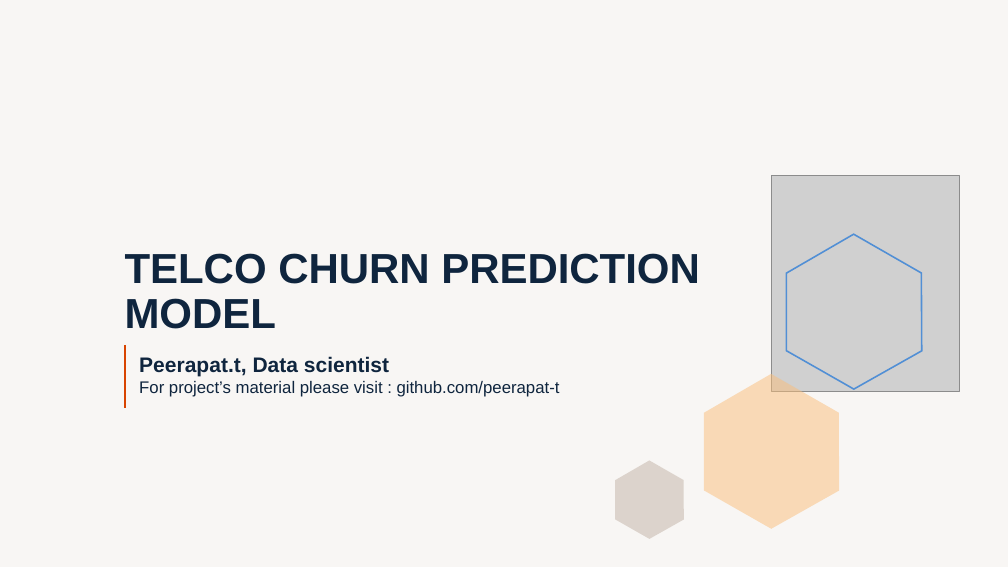
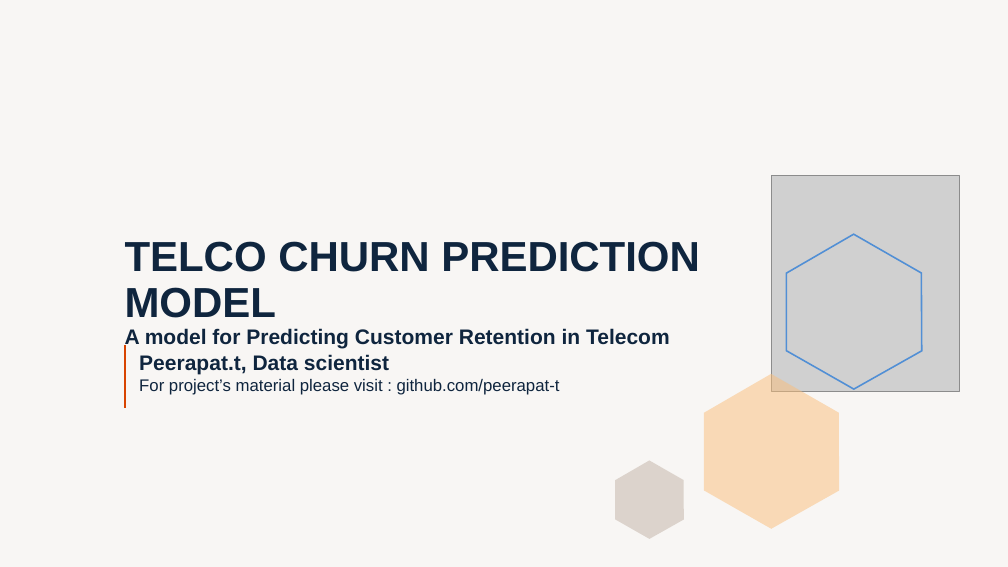
Before and after one commit to peerapat-t/telco_churn_prediction_model, a slide deck: slide 1 of Telco churn prediction model presentation.pptx. Drawn at 1008x567 pixels with LibreOffice and Linux fonts; fonts in the diff are those of the drawing; grey boxes stand for pictures. Boxes give left, top, right and bottom in pixels: in the first picture for what was removed or moved away, otherwise in the second. Text is boxed around its words. In the diff, an @@ line names an element or a change of style, - is before the commit and + after.

Commit message:
Add files via upload
update slide, improve model performance by add more iteration during randomized search

```diff
--- a/Telco churn prediction model presentation.pptx
+++ b/Telco churn prediction model presentation.pptx
@@ title at bbox=[125, 241, 700, 348]: text changed; size 40 to 20 pt @@
-TELCO CHURN PREDICTION MODEL
+TELCO CHURN PREDICTION MODEL
+A model for Predicting Customer Retention in Telecom
```
Also in this commit, not shown: 13 other slides changed, 7 slides added, 4 slides removed, 2 other files.
